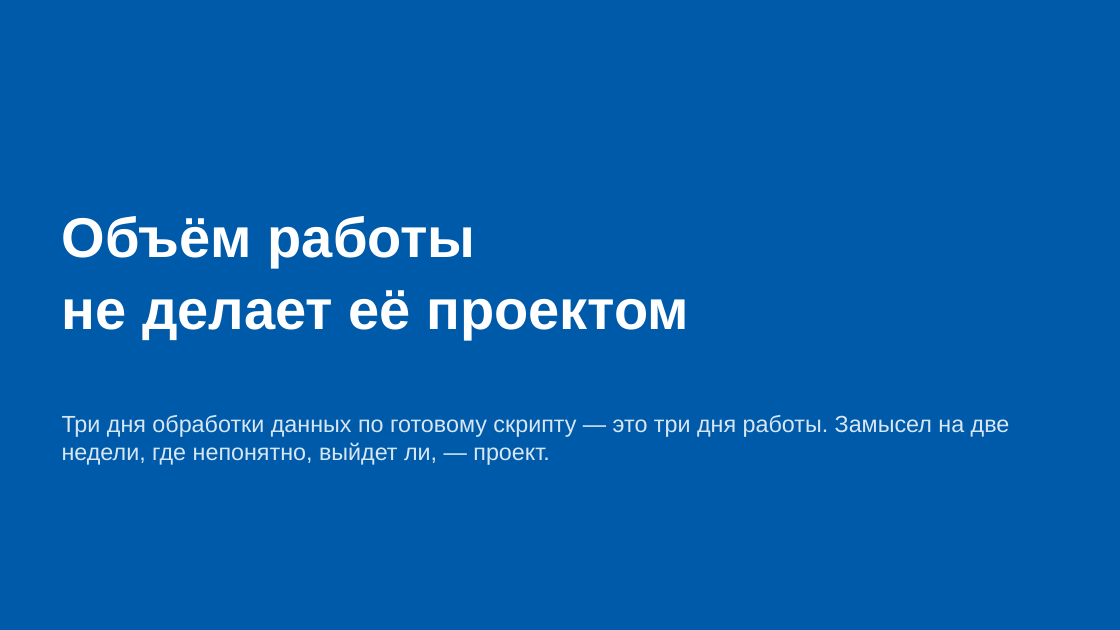
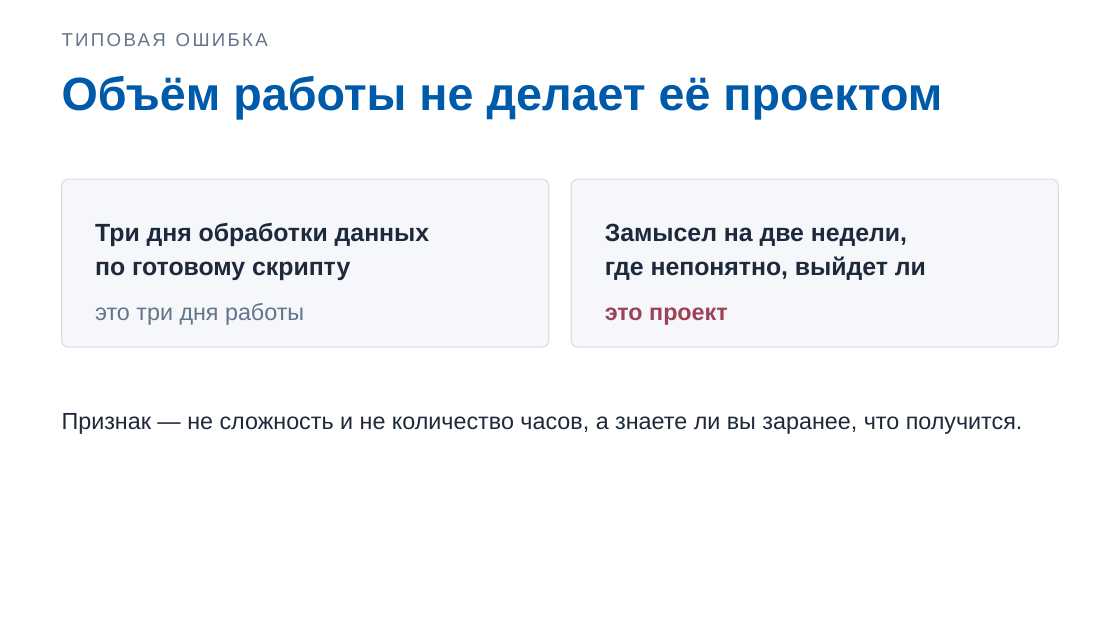
Before and after one commit to DimaMuhannad/OPD, a slide deck: slide 4 of zanyatiya/Zanyatie_02_Slaydy.pptx. Drawn at 1120x630 pixels with LibreOffice and Linux fonts; fonts in the diff are those of the drawing. Boxes give left, top, right and bottom in pixels: in the first picture for what was removed or moved away, otherwise in the second. Text is boxed around its words. In the diff, an @@ line names an element or a change of style, - is before the commit and + after.

```diff
--- a/zanyatiya/Zanyatie_02_Slaydy.pptx
+++ b/zanyatiya/Zanyatie_02_Slaydy.pptx
@@ background #005AAA to #FFFFFF @@
@@ text added at (62,25,1058,54), 12 pt, text #64748B @@
+ТИПОВАЯ ОШИБКА
@@ text at (62,76,942,119): text changed; size 36 to 30 pt; text colour #FFFFFF to #005AAA @@
-Объём работы
-не делает её проектом
+Объём работы не делает её проектом
@@ rounded rectangle added at (62,179,549,347), fill #F5F7FA, outline #D8DEE6 0.75 pt @@
@@ rounded rectangle added at (571,179,1058,347), fill #F5F7FA, outline #D8DEE6 0.75 pt @@
@@ text added at (95,223,430,280), 16 pt, text #1E293B, bold @@
+Три дня обработки данных
+по готовому скрипту
@@ text added at (605,223,926,280), 16 pt, text #1E293B, bold @@
+Замысел на две недели,
+где непонятно, выйдет ли
@@ text added at (95,303,304,325), 15 pt, text #64748B @@
+это три дня работы
@@ text added at (605,307,728,325), 15 pt, text #9E4257, bold @@
+это проект
@@ text removed at (62,415,1010,465) @@
-Три дня обработки данных по готовому скрипту — это три дня работы. Замысел на две недели, где непонятно, выйдет ли, — проект.
@@ text added at (62,413,1023,434), 15 pt, text #1E293B @@
+Признак — не сложность и не количество часов, а знаете ли вы заранее, что получится.
```
Also in this commit, not shown: 9 other slides changed.
